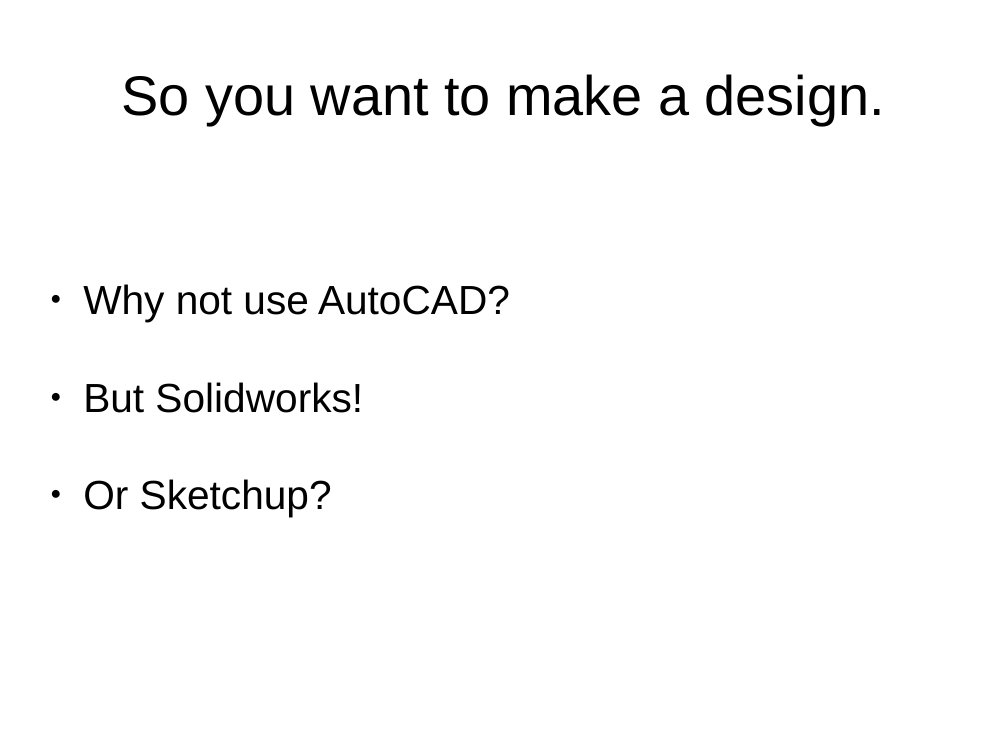
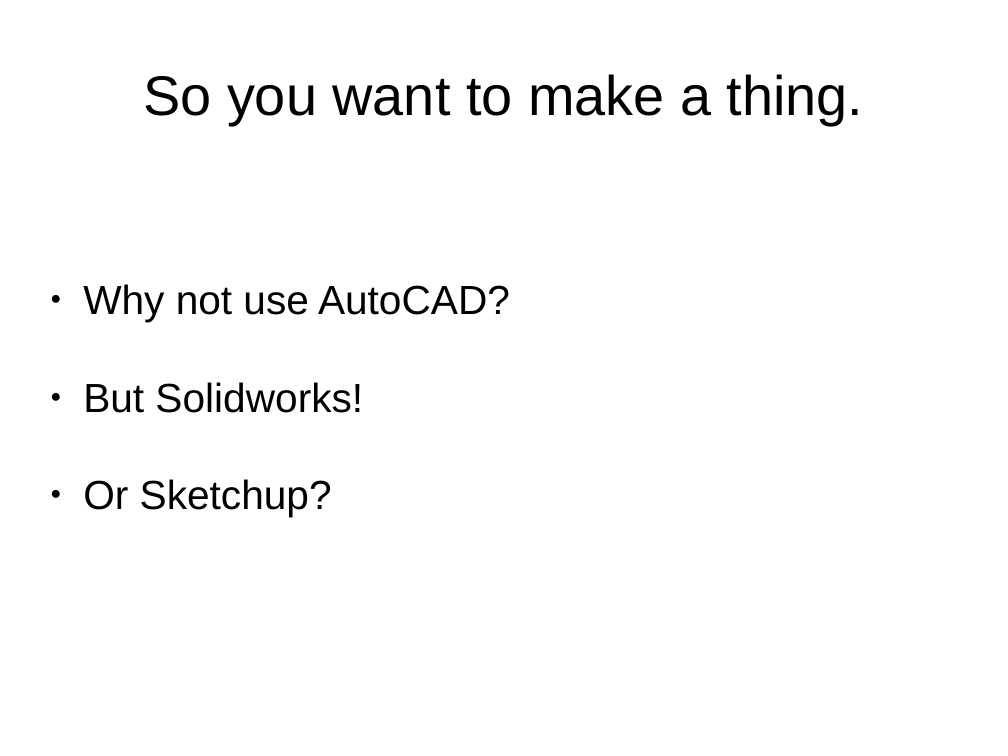
Before and after one commit to Joaz/talks, a slide deck: slide 2 of parametric_programmable_3d_models.odp (slide 3 before the commit). Drawn at 1008x756 pixels with LibreOffice and Linux fonts; fonts in the diff are those of the drawing. Boxes give left, top, right and bottom in pixels: in the first picture for what was removed or moved away, otherwise in the second. Text is boxed around its words. In the diff, an @@ line names an element or a change of style, - is before the commit and + after.

```diff
--- a/parametric_programmable_3d_models.odp
+++ b/parametric_programmable_3d_models.odp
@@ title at [143, 74, 864, 125]: text changed @@
-So you want to make a design.
+So you want to make a thing.
```
Also in this commit, not shown: 8 other slides changed, 6 slides added, 13 slides removed.
